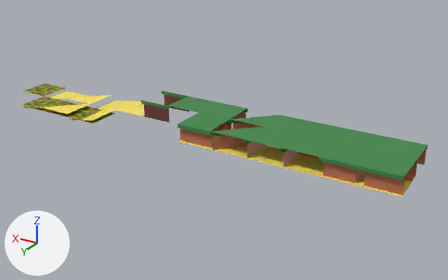
An edit to the COLLADA model Resources/Tiles.dae, drawn before and after from the same camera.
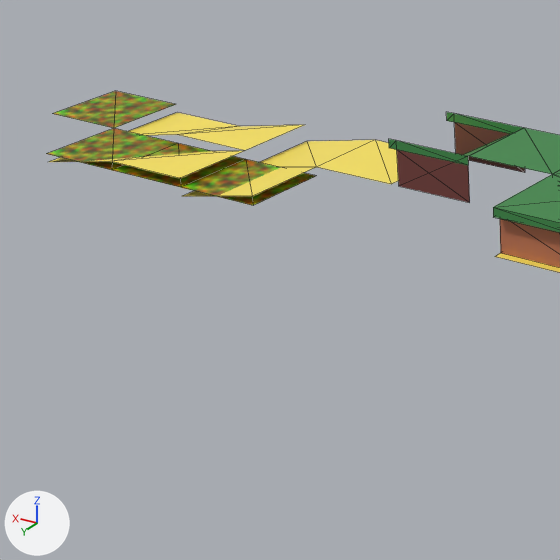
Old and new are each drawn whole from a 50 mm lens placed at (-19.76, 26.85, 12.14), pointed at (-3.11, -0.9, -1.73) and again close up on the part from 1% to 45% of the width and 18% to 89% of the height. Every picture has the same lights, and +X, +Y and +Z are marked at lower left. The close-ups show mesh edges as thin lines.

The first close-up shows 'Hill_Flat', 'Hill_Opposite_Edges_Sand', 'Hill_Ramp', 'Sand', 'Sand_Diagonal', 'Sand_Diagonal_2', 'Sand_Diagonal_2_Water', 'Sand_Diagonal_Water', 'Sand_Edge', 'Sand_Edge_Water', 'Water'.
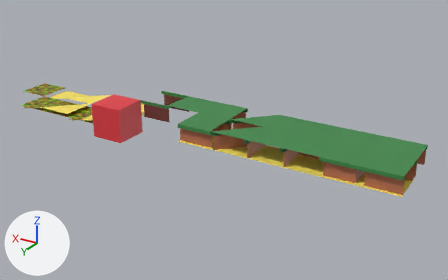
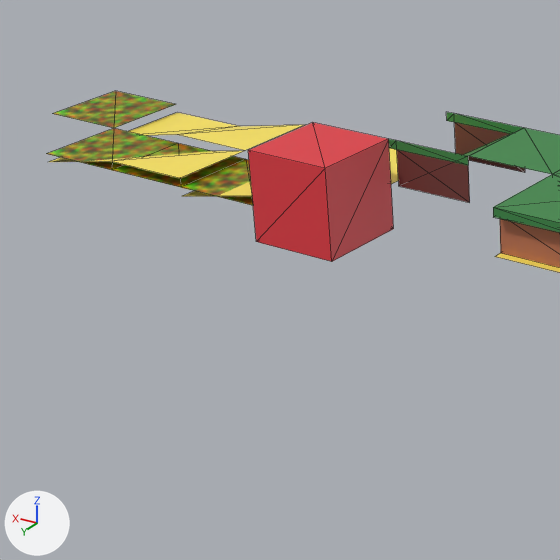
Edits to the bpy script that builds the scene:
```text
Add me_cube:
    me_cube.from_pydata(...)  # a box spanning x -1.0..1.0, y -1.0..1.0, z -1.0..1.0
    me_cube.materials.append(mat_material)  # picture img_endesga_32_1x_png_001_png
Add ob_error:
    ob_error = bpy.data.objects.new('Error', me_cube)
    ob_error.location = (3.0, 1.0, -1.0)
```

Where the change shows, as pixel boxes (x1, y1, x2, y2) in the close-ups (560 x 560 px):
'Error', added (red)
    after: (248, 123, 394, 262)
'Sand', unchanged, covered by the edit
    before: (317, 140, 398, 184)
    after: (389, 148, 398, 184)
'Sand_Edge', unchanged, covered by the edit
    before: (260, 140, 374, 167)
